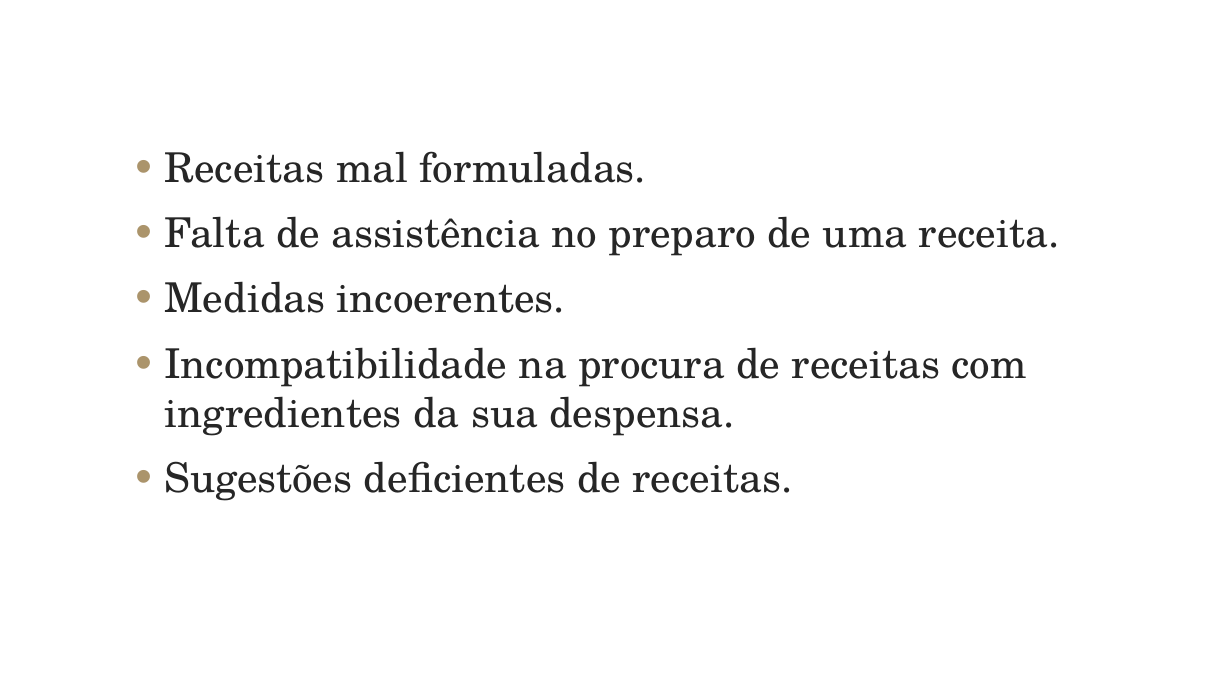
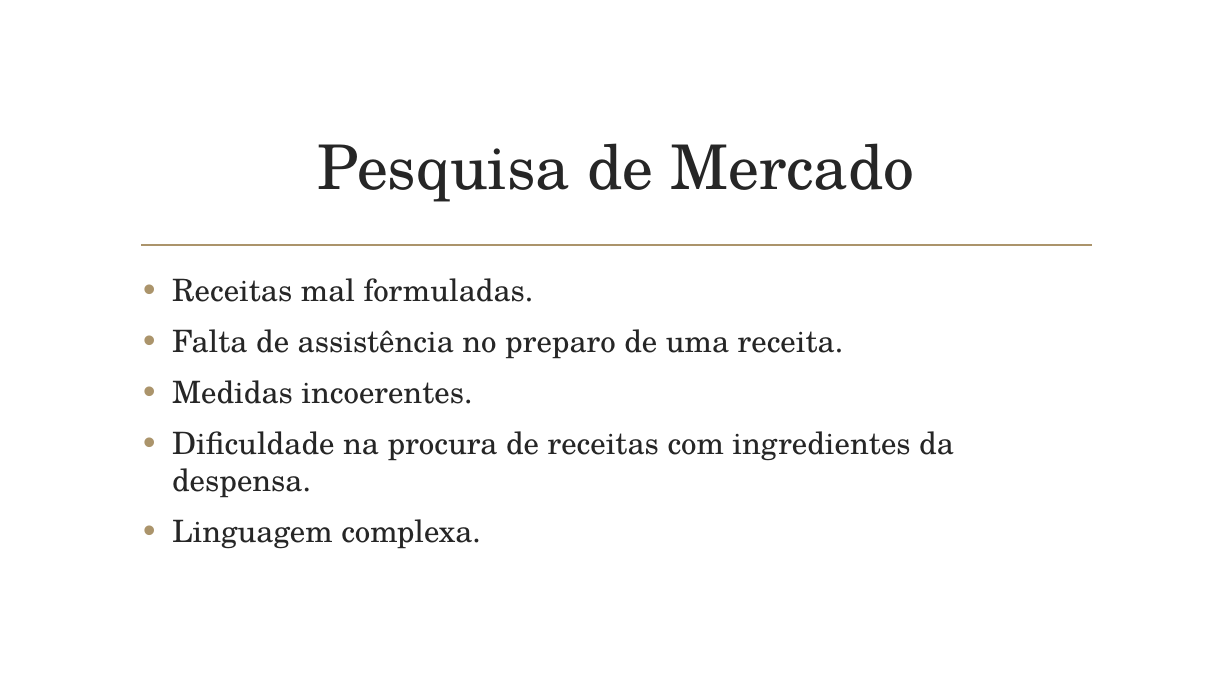
Before and after one commit to papletscook/letscook-doc, a slide deck: slide 8 of projeto/LetsCook_04.pptx. Drawn at 1232x693 pixels with LibreOffice and Linux fonts; fonts in the diff are those of the drawing; background and template pictures are left out. Boxes give left, top, right and bottom in pixels: in the first picture for what was removed or moved away, otherwise in the second. Text is boxed around its words. In the diff, an @@ line names an element or a change of style, - is before the commit and + after.

Commit message:
att 0.4

```diff
--- a/projeto/LetsCook_04.pptx
+++ b/projeto/LetsCook_04.pptx
@@ title added at <box>318,143,914,202</box>, 36 pt, text #262626 @@
+Pesquisa de Mercado
@@ text "Receitas mal formuladas.": place and size @@
-text "Receitas mal formuladas." at <box>164,151,1060,501</box>
+text "Receitas mal formuladas." at <box>172,278,954,549</box>
@@ line added from (142, 245) to (1092, 245), #AB946B 1.25 pt @@
@@ text at <box>172,278,844,404</box>: size 24 to 18 pt in "Receitas mal formuladas.", "Falta de assistência no preparo de uma ...", "Medidas incoerentes."; less space between paragraphs @@
@@ text at <box>172,431,954,549</box>: text changed; size 24 to 18 pt @@
-• Incompatibilidade na procura de receitas com ingredientes da sua despensa.
-• Sugestões deficientes de receitas.
+• Dificuldade na procura de receitas com ingredientes da despensa.
+• Linguagem complexa.
```
Also in this commit, not shown: 2 other slides changed, 2 slides added.
